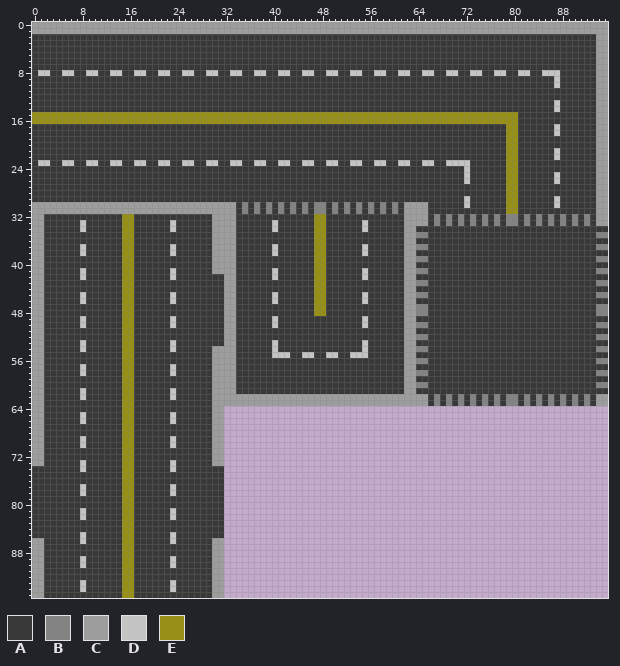
Sprite sheet: Assets/Sprites/RoadTileset.png. Above is the file before it was changed.
The file is 96x96 pixels.
Palette (. is transparent): A #383838  B #838383  C #9d9d9d  D #c4c4c4  E #978f16
Pixels before (only the part around the change), first column x 24:
56 AAAAAACCCCAAAAAAAAAAAAAAAAAAAAAAAAAAAACCBBAAAAAAA
57 AAAAAACCCCAAAAAAAAAAAAAAAAAAAAAAAAAAAACCAAAAAAAAA
58 AAAAAACCCCAAAAAAAAAAAAAAAAAAAAAAAAAAAACCBBAAAAAAA
59 AAAAAACCCCAAAAAAAAAAAAAAAAAAAAAAAAAAAACCAAAAAAAAA
60 AAAAAACCCCAAAAAAAAAAAAAAAAAAAAAAAAAAAACCBBAAAAAAA
61 AAAAAACCCCAAAAAAAAAAAAAAAAAAAAAAAAAAAACCAAAAAAAAA
62 AAAAAACCCCCCCCCCCCCCCCCCCCCCCCCCCCCCCCCCCCABABABA
63 AAAAAACCCCCCCCCCCCCCCCCCCCCCCCCCCCCCCCCCCCABABABA
64 AAAAAACC.........................................
65 AAAAAACC.........................................
66 AAAAAACC.........................................
67 AAAAAACC.........................................
68 AAAAAACC.........................................
69 AAAAAACC.........................................
70 AAAAAACC.........................................
71 AAAAAACC.........................................
72 AAAAAACC.........................................
73 AAAAAACC.........................................
74 AAAAAAAA.........................................
75 AAAAAAAA.........................................
76 AAAAAAAA.........................................
77 AAAAAAAA.........................................
78 AAAAAAAA.........................................
79 AAAAAAAA.........................................
80 AAAAAAAA.........................................
81 AAAAAAAA.........................................
82 AAAAAAAA.........................................
83 AAAAAAAA.........................................
84 AAAAAAAA.........................................
85 AAAAAAAA.........................................
86 AAAAAACC.........................................
87 AAAAAACC.........................................
88 AAAAAACC.........................................
89 AAAAAACC.........................................
90 AAAAAACC.........................................
91 AAAAAACC.........................................
92 AAAAAACC.........................................
93 AAAAAACC.........................................
94 AAAAAACC.........................................
95 AAAAAACC.........................................
After the commit:
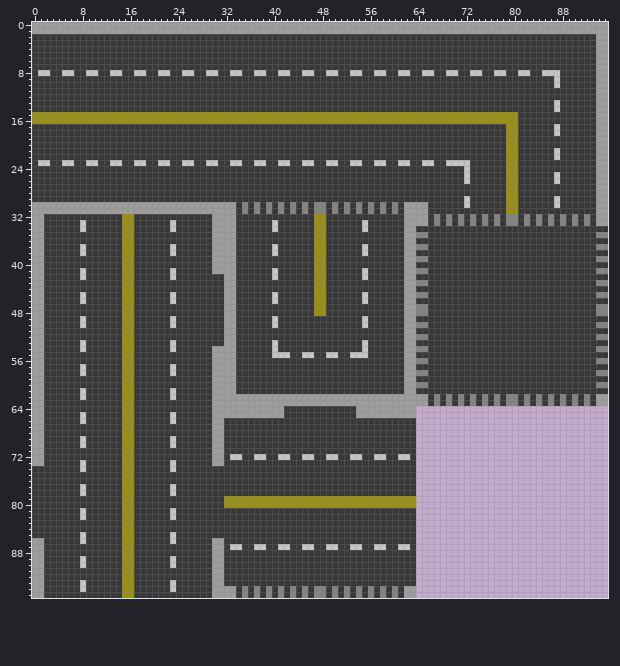
What changed:
{"y":64,"x":32,"old":"................................","new":"CCCCCCCCCCAAAAAAAAAAAACCCCCCCCCC"}
{"y":65,"x":32,"old":"................................","new":"CCCCCCCCCCAAAAAAAAAAAACCCCCCCCCC"}
{"y":66,"x":32,"old":"................................","new":"AAAAAAAAAAAAAAAAAAAAAAAAAAAAAAAA"}
{"y":67,"x":32,"old":"................................","new":"AAAAAAAAAAAAAAAAAAAAAAAAAAAAAAAA"}
{"y":68,"x":32,"old":"................................","new":"AAAAAAAAAAAAAAAAAAAAAAAAAAAAAAAA"}
{"y":69,"x":32,"old":"................................","new":"AAAAAAAAAAAAAAAAAAAAAAAAAAAAAAAA"}
{"y":70,"x":32,"old":"................................","new":"AAAAAAAAAAAAAAAAAAAAAAAAAAAAAAAA"}
{"y":71,"x":32,"old":"................................","new":"AAAAAAAAAAAAAAAAAAAAAAAAAAAAAAAA"}
{"y":72,"x":32,"old":"................................","new":"ADDAADDAADDAADDAADDAADDAADDAADDA"}
{"y":73,"x":32,"old":"................................","new":"AAAAAAAAAAAAAAAAAAAAAAAAAAAAAAAA"}
{"y":74,"x":32,"old":"................................","new":"AAAAAAAAAAAAAAAAAAAAAAAAAAAAAAAA"}
{"y":75,"x":32,"old":"................................","new":"AAAAAAAAAAAAAAAAAAAAAAAAAAAAAAAA"}
{"y":76,"x":32,"old":"................................","new":"AAAAAAAAAAAAAAAAAAAAAAAAAAAAAAAA"}
{"y":77,"x":32,"old":"................................","new":"AAAAAAAAAAAAAAAAAAAAAAAAAAAAAAAA"}
{"y":78,"x":32,"old":"................................","new":"AAAAAAAAAAAAAAAAAAAAAAAAAAAAAAAA"}
{"y":79,"x":32,"old":"................................","new":"EEEEEEEEEEEEEEEEEEEEEEEEEEEEEEEE"}
{"y":80,"x":32,"old":"................................","new":"EEEEEEEEEEEEEEEEEEEEEEEEEEEEEEEE"}
{"y":81,"x":32,"old":"................................","new":"AAAAAAAAAAAAAAAAAAAAAAAAAAAAAAAA"}
{"y":82,"x":32,"old":"................................","new":"AAAAAAAAAAAAAAAAAAAAAAAAAAAAAAAA"}
{"y":83,"x":32,"old":"................................","new":"AAAAAAAAAAAAAAAAAAAAAAAAAAAAAAAA"}
{"y":84,"x":32,"old":"................................","new":"AAAAAAAAAAAAAAAAAAAAAAAAAAAAAAAA"}
{"y":85,"x":32,"old":"................................","new":"AAAAAAAAAAAAAAAAAAAAAAAAAAAAAAAA"}
{"y":86,"x":32,"old":"................................","new":"AAAAAAAAAAAAAAAAAAAAAAAAAAAAAAAA"}
{"y":87,"x":32,"old":"................................","new":"ADDAADDAADDAADDAADDAADDAADDAADDA"}
{"y":88,"x":32,"old":"................................","new":"AAAAAAAAAAAAAAAAAAAAAAAAAAAAAAAA"}
{"y":89,"x":32,"old":"................................","new":"AAAAAAAAAAAAAAAAAAAAAAAAAAAAAAAA"}
{"y":90,"x":32,"old":"................................","new":"AAAAAAAAAAAAAAAAAAAAAAAAAAAAAAAA"}
{"y":91,"x":32,"old":"................................","new":"AAAAAAAAAAAAAAAAAAAAAAAAAAAAAAAA"}
{"y":92,"x":32,"old":"................................","new":"AAAAAAAAAAAAAAAAAAAAAAAAAAAAAAAA"}
{"y":93,"x":32,"old":"................................","new":"AAAAAAAAAAAAAAAAAAAAAAAAAAAAAAAA"}
{"y":94,"x":32,"old":"................................","new":"CCABABABABABABABBABABABABABABACC"}
{"y":95,"x":32,"old":"................................","new":"CCABABABABABABABBABABABABABABACC"}
{"label":"added","picture_box":[224,406,416,598]}
